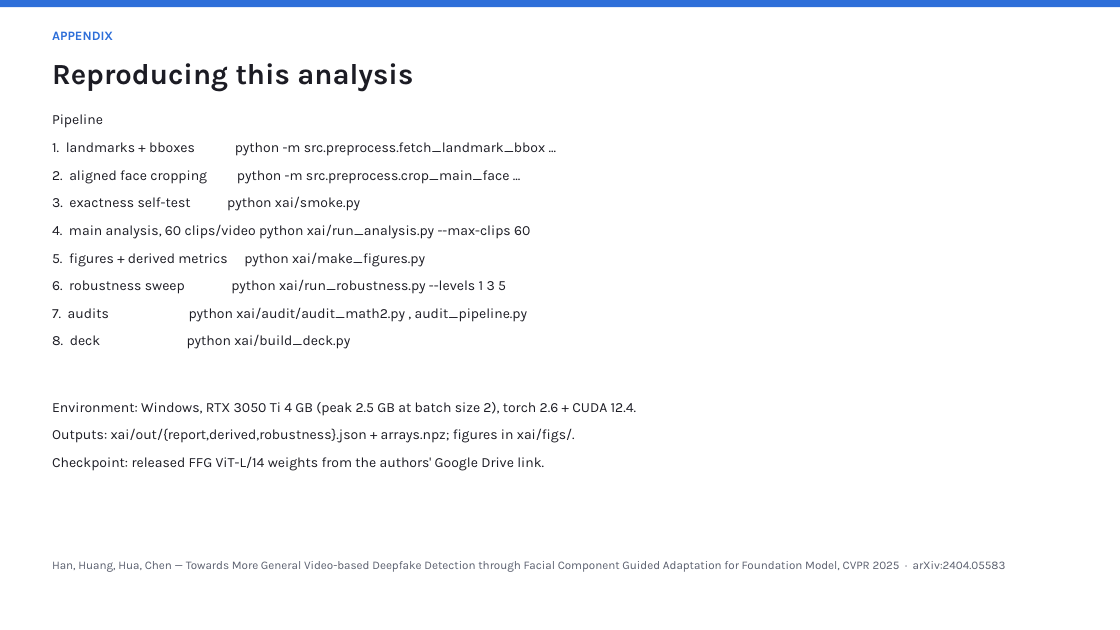
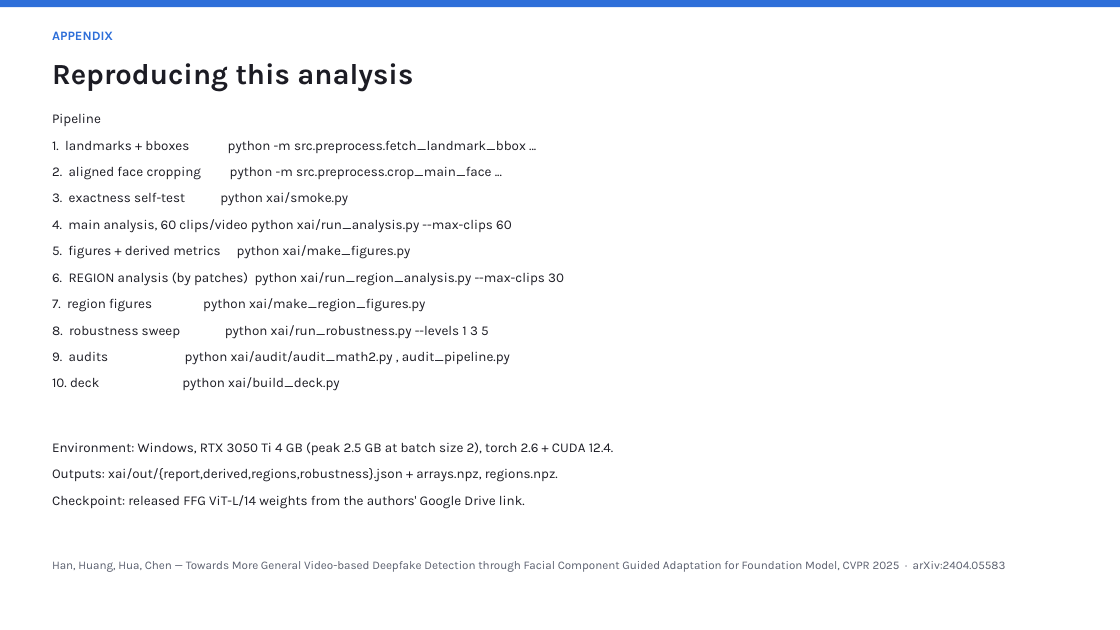
Before and after one commit to roshanraj9136/dfd-fcg-explainability, a slide deck: slide 17 of results/DFD_FCG_Explainability.pptx (slide 15 before the commit). Drawn at 1120x630 pixels with LibreOffice and Linux fonts; fonts in the diff are those of the drawing. Boxes give left, top, right and bottom in pixels: in the first picture for what was removed or moved away, otherwise in the second. Text is boxed around its words. In the diff, an @@ line names an element or a change of style, - is before the commit and + after.

Commit message:
Add region-based spatial attribution (patches grouped by facial landmarks)
The spatial feature y_s is a sum over the 256 patches as well as over layers and
queries, so the same exact decomposition yields per-patch and per-region shares.
Patches are grouped into eyes/nose/lips/skin/background using the 68 landmarks.

- exact per-region spatial attribution (additivity verified to 4e-16)
- FAKE driven by eye patches 47.7%; REAL by nose patches 55.7% (signed -0.640)
- cross-validates the query-space view (eyes 45.6% vs 47.7%) via an independent route
- branches read different regions: spatial favours eyes, temporal favours skin
- new finding: the nose FCG query is localised on the real face (86.2% own region)
  but drifts onto skin on the fake (9.1%), explaining the query/region discrepancy
- deck extended to 17 slides, layout re-validated

```diff
--- a/results/DFD_FCG_Explainability.pptx
+++ b/results/DFD_FCG_Explainability.pptx
@@ text at <box>52,114,614,508</box>: size 12 to 11.5 pt in "Pipeline", "1. landmarks + bboxes python -m src.preprocess.fetch_landmar ...", "2. aligned face cropping python -m src.preprocess.crop_main_ ...", "3. exactness self-test python xai/smoke.py" and 4 more places; line spacing 1.3 to 1.28 @@
@@ text at <box>52,272,564,391</box>: text changed; size 12 to 11.5 pt @@
-6. robustness sweep python xai/run_robustness.py --levels 1 3 5
-7. audits python xai/audit/audit_math2.py , audit_pipeline.py
-8. deck python xai/build_deck.py
+6. REGION analysis (by patches) python xai/run_region_analysis.py --max-clips 30
+7. region figures python xai/make_region_figures.py
+8. robustness sweep python xai/run_robustness.py --levels 1 3 5
+9. audits python xai/audit/audit_math2.py , audit_pipeline.py
+10. deck python xai/build_deck.py
@@ text at <box>52,468,558,482</box>: text changed; size 12 to 11.5 pt @@
-Outputs: xai/out/{report,derived,robustness}.json + arrays.npz; figures in xai/figs/.
+Outputs: xai/out/{report,derived,regions,robustness}.json + arrays.npz, regions.npz.
```
Also in this commit, not shown: 4 other slides changed, 2 slides added, 9 other files.
